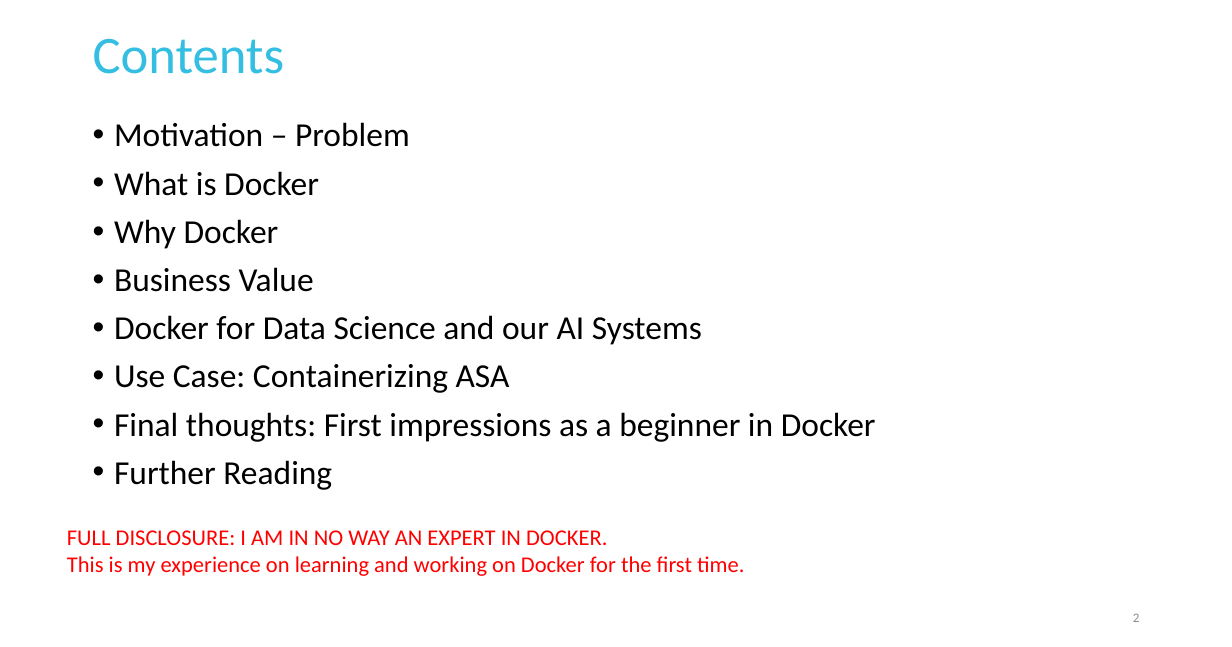
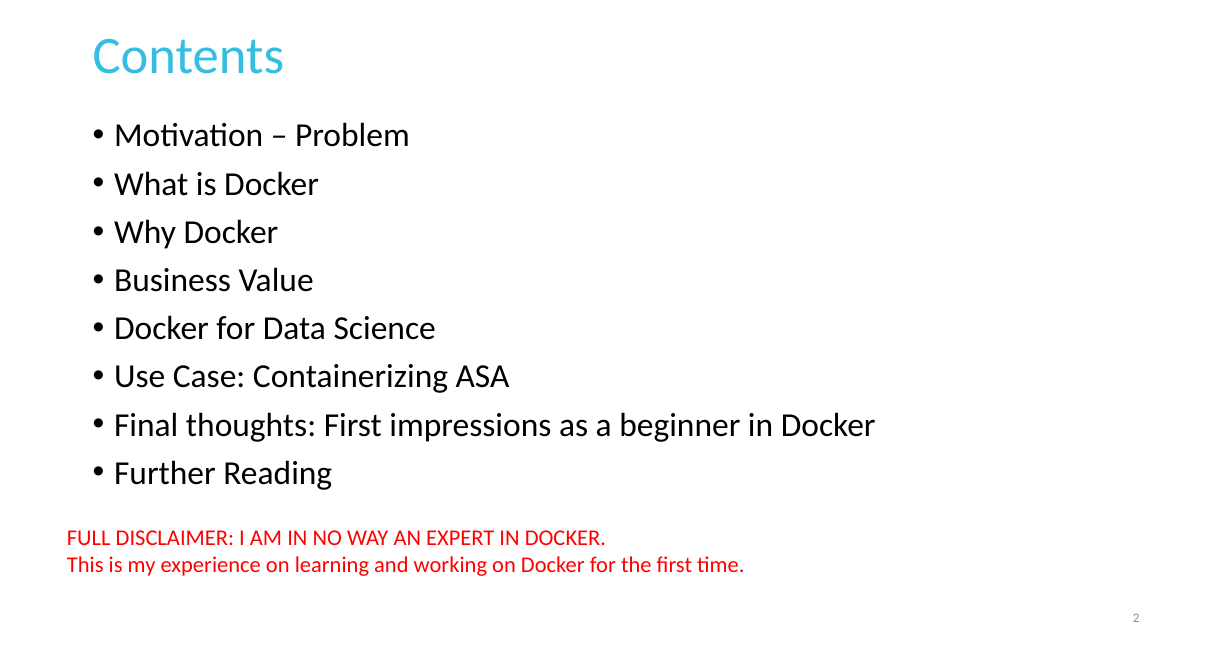
Before and after one commit to PyDataCyprus/meetups, a slide deck: slide 2 of 6_17_12_2018/Talk 2 - Docker for Data Science.pptx. Drawn at 1232x647 pixels with LibreOffice and Linux fonts; fonts in the diff are those of the drawing. Boxes give left, top, right and bottom in pixels: in the first picture for what was removed or moved away, otherwise in the second. Text is boxed around its words. In the diff, an @@ line names an element or a change of style, - is before the commit and + after.

```diff
--- a/6_17_12_2018/Talk 2 - Docker for Data Science.pptx
+++ b/6_17_12_2018/Talk 2 - Docker for Data Science.pptx
@@ text at (x1=114, y1=315, x2=436, y2=340): text changed @@
-• Docker for Data Science and our AI Systems
+• Docker for Data Science
@@ text at (x1=67, y1=530, x2=606, y2=545): text changed @@
-FULL DISCLOSURE: I AM IN NO WAY AN EXPERT IN DOCKER.
+FULL DISCLAIMER: I AM IN NO WAY AN EXPERT IN DOCKER.
```
Also in this commit, not shown: 1 other file.
